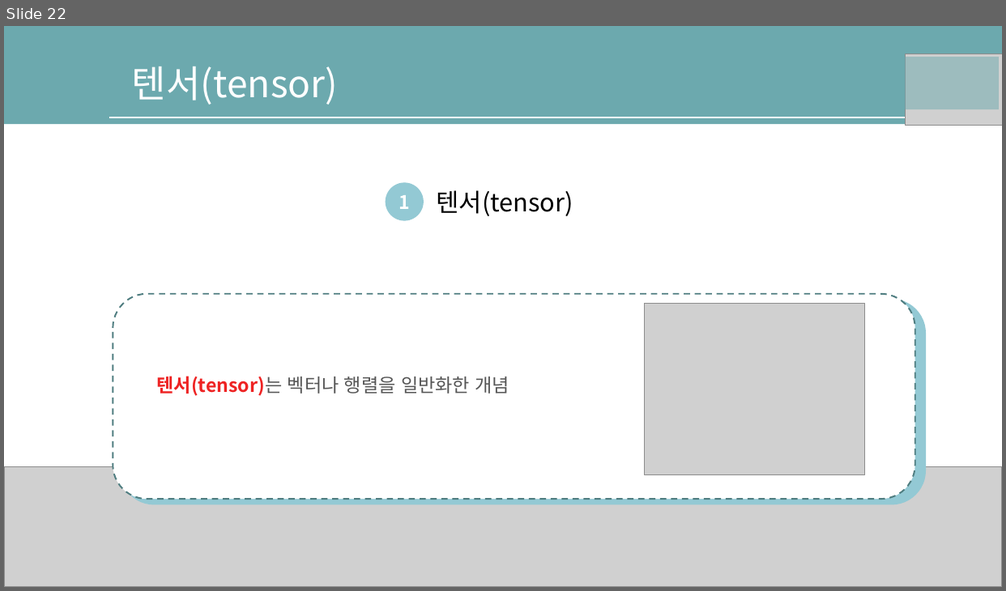
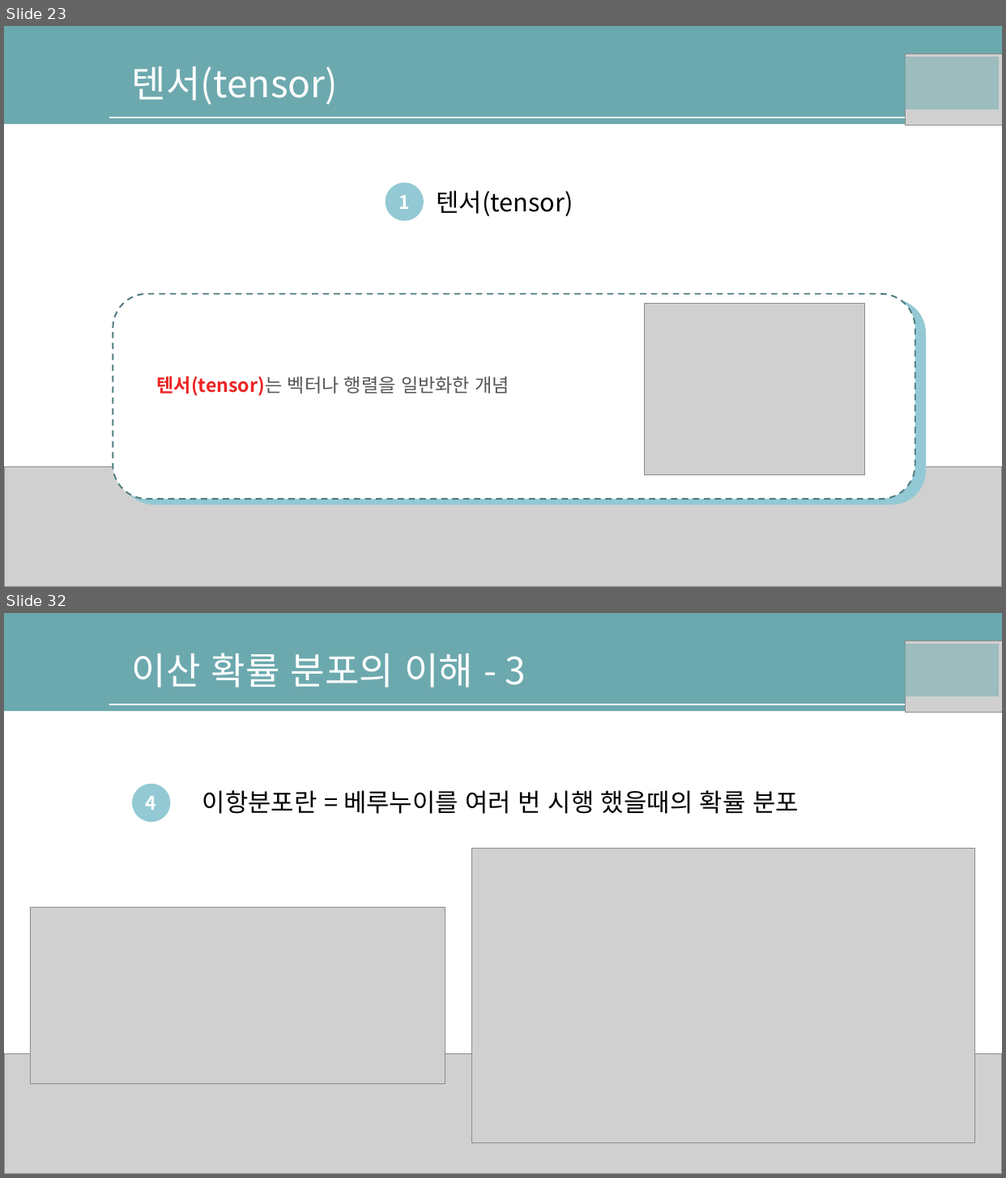
Before and after one commit to nqwrt/ai_doucument, a slide deck: AI-딥러닝을위한-수학공식.pptx. Shown one above the other, each under a label of ours: slide 22 before the commit, slides 23 and 32 after it; the slides between them are not shown. The pictures are 1006x591 and 1006x1178 pixels, drawn with LibreOffice and Linux fonts; fonts in the diff are those of the drawing; grey boxes stand for pictures; background and template pictures are left out. Boxes give left, top, right and bottom in pixels: in the first picture for what was removed or moved away, otherwise in the second. Text is boxed around its words. In the diff, an @@ line names an element or a change of style, - is before the commit and + after.

```diff
--- a/AI-딥러닝을위한-수학공식.pptx
+++ b/AI-딥러닝을위한-수학공식.pptx
@@ slide 32 added at (4, 613, 1002, 1174), background #FFFFFF; not listed: 2 template elements that a slide beside it also shows @@
@@ text added at (132, 653, 526, 688), 36 pt, text #FFFFFF @@
+이산 확률 분포의 이해 - 3
@@ rectangle added at (902, 644, 999, 697), fill #6CA9AE at 50% opacity @@
@@ picture added at (906, 641, 1002, 712) @@
@@ ellipse added at (132, 784, 170, 822), fill #93C9D4, 18 pt, text #FFFFFF, bold @@
+4
@@ text added at (202, 790, 799, 814), 24 pt, text #000000 @@
+이항분포란 = 베루누이를 여러 번 시행 했을때의 확률 분포
@@ picture added at (472, 848, 976, 1142) @@
@@ picture added at (30, 907, 445, 1084) @@
@@ picture added at (4, 1054, 1002, 1174) @@
@@ what was slide 22 is now slide 23 @@
```
Also in this commit, not shown: 20 other slides added.
